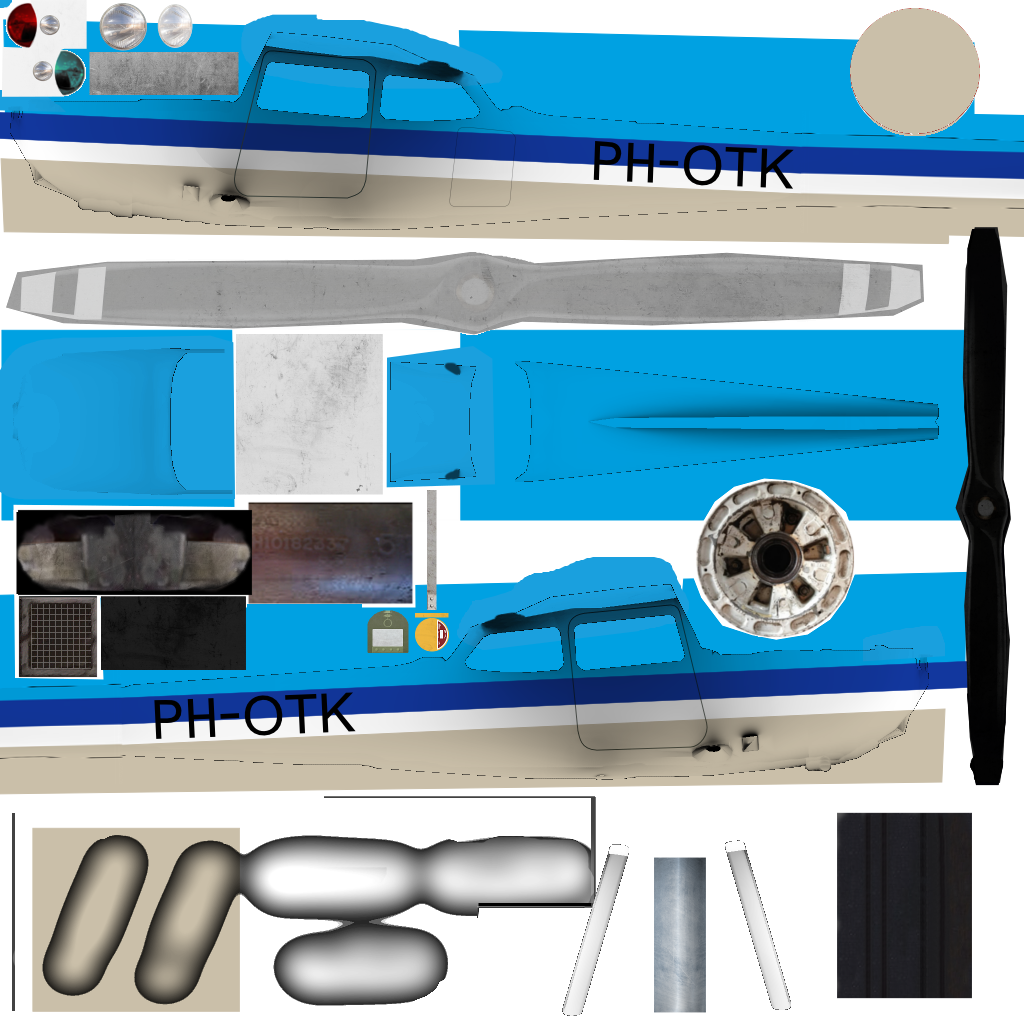
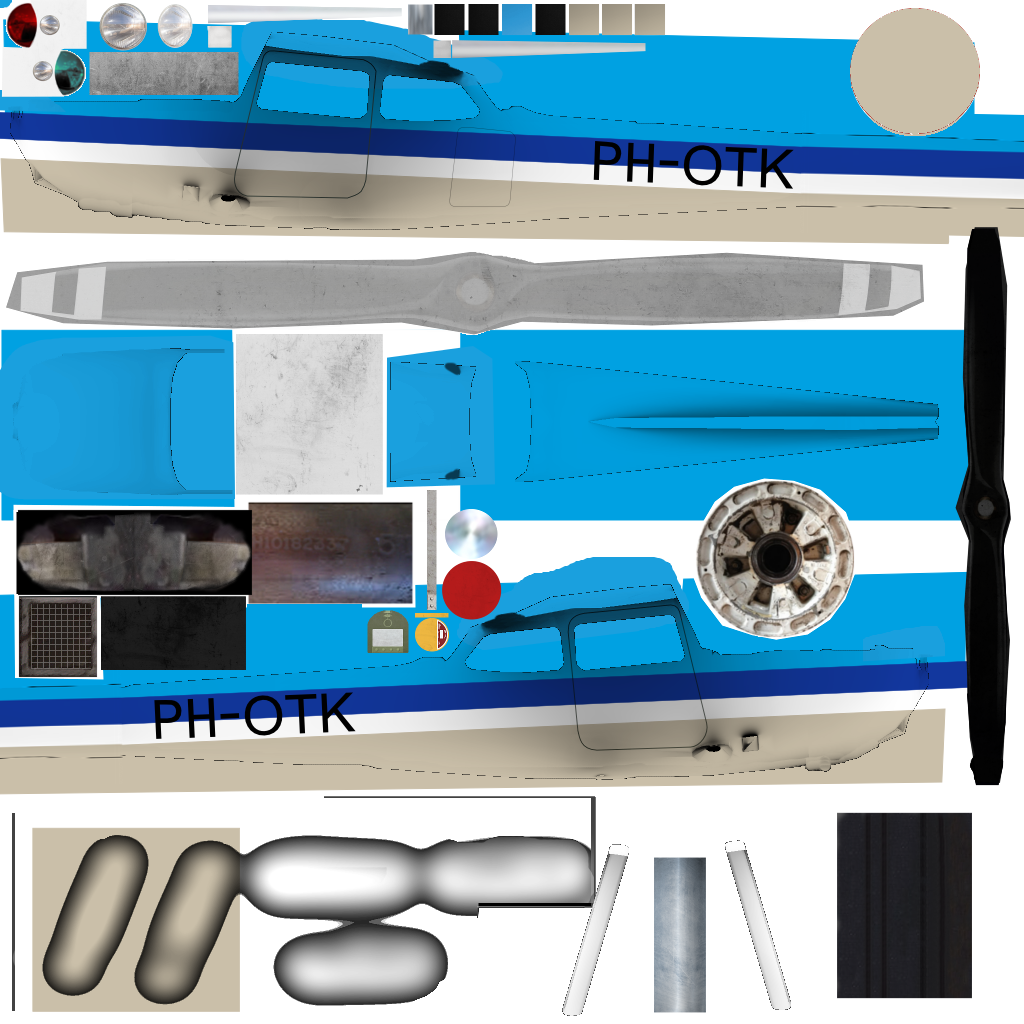
Revision of a layered 1024×1024 image; what changed, layer by layer:
added layer "Clipboard #9" above "Clipboard #8" over [207, 4, 666, 620]
